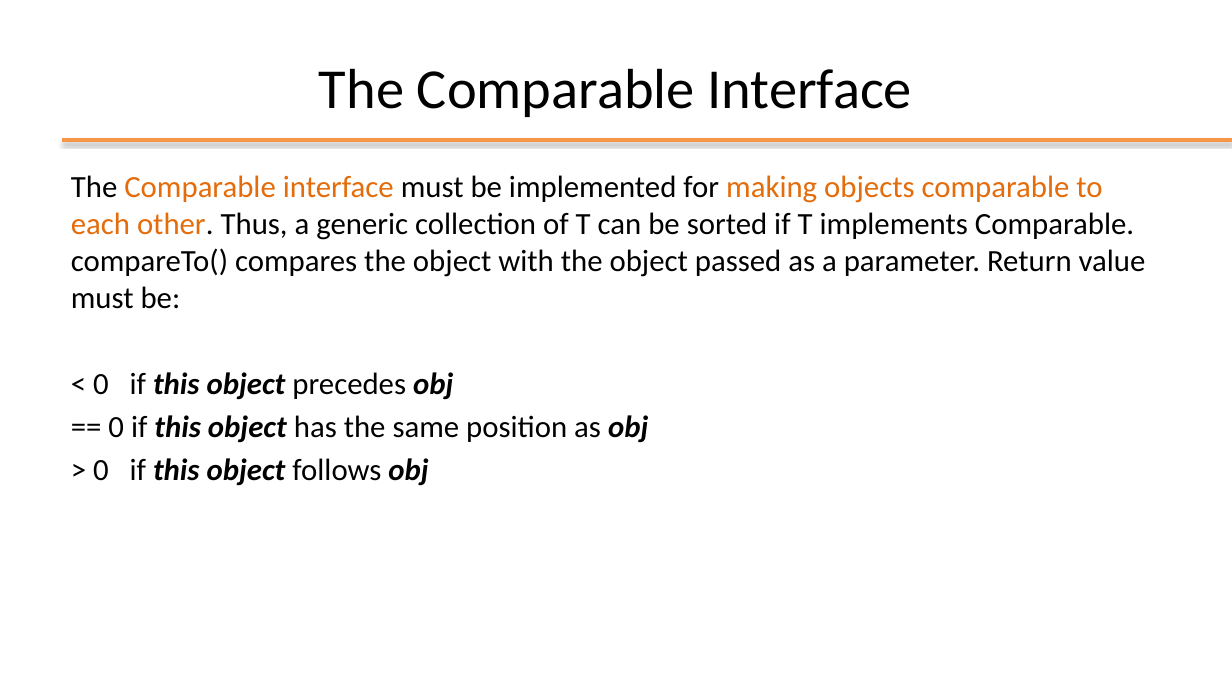
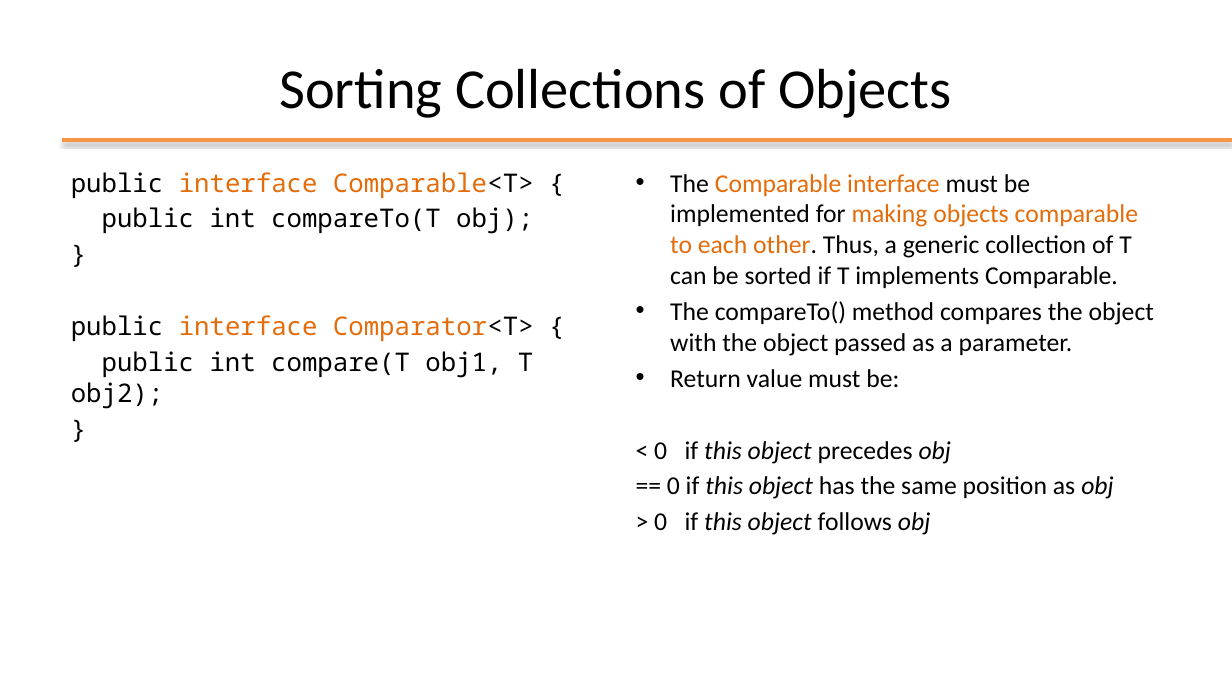
Before and after one commit to plctechnician/ooprogramming, a slide deck: slide 45 of java/slides/ppt/04 - Java Data Structures.pptx (slide 50 before the commit). Drawn at 1232x693 pixels with LibreOffice and Linux fonts; fonts in the diff are those of the drawing; background and template pictures are left out. Boxes give left, top, right and bottom in pixels: in the first picture for what was removed or moved away, otherwise in the second. Text is boxed around its words. In the diff, an @@ line names an element or a change of style, - is before the commit and + after.

```diff
--- a/java/slides/ppt/04 - Java Data Structures.pptx
+++ b/java/slides/ppt/04 - Java Data Structures.pptx
@@ title at (x1=279, y1=68, x2=951, y2=118): text changed @@
-The Comparable Interface
+Sorting Collections of Objects
@@ text added at (x1=71, y1=172, x2=534, y2=409), 20 pt, text #000000 @@
+public interface Comparable<T> {
+public int compareTo(T obj);
+}
+public interface Comparator<T> {
+public int compare(T obj1, T obj2);
+}
@@ text "The Comparable interface must be ..." moved from (x1=71, y1=175, x2=1146, y2=486) to (x1=654, y1=174, x2=1154, y2=535) @@
@@ text at (x1=670, y1=174, x2=1154, y2=388): text changed; size 24 to 20 pt @@
-The Comparable interface must be implemented for making objects comparable to each other. Thus, a generic collection of T can be sorted if T implements Comparable. compareTo() compares the object with the object passed as a parameter. Return value must be:
+• The Comparable interface must be implemented for making objects comparable to each other. Thus, a generic collection of T can be sorted if T implements Comparable.
+• The compareTo() method compares the object with the object passed as a parameter.
+• Return value must be:
@@ text at (x1=654, y1=441, x2=1114, y2=535): size 24 to 20 pt in "< 0 if this object precedes obj", "== 0 if this object has the ...", "> 0 if this object follows obj"; bold off in "this object obj", "this object obj", "this object obj" @@
```
Also in this commit, not shown: 14 other slides changed, 6 slides removed, 1 other file.
